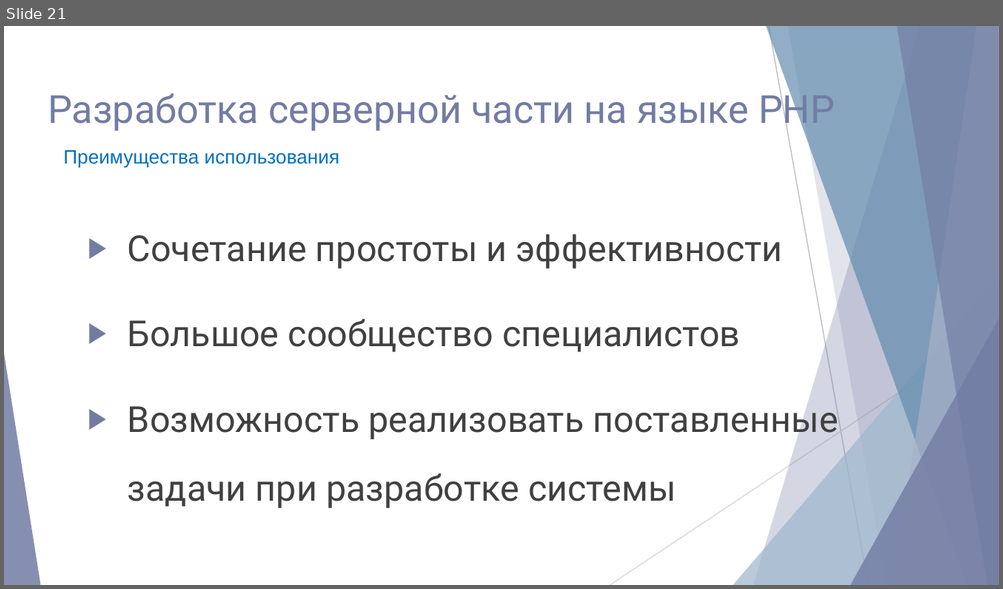
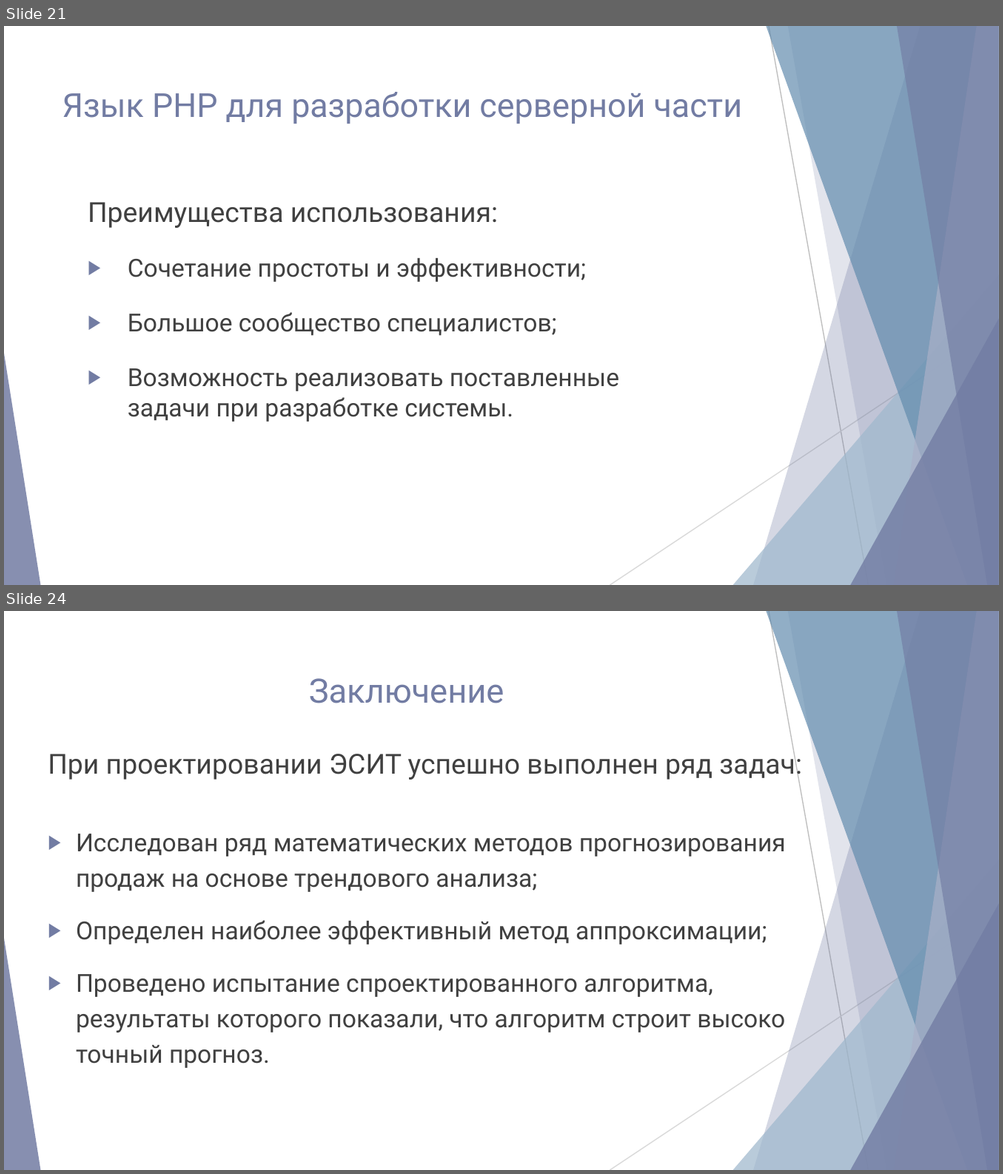
Before and after one commit to NG-Studio-Development/Dissertation, a slide deck: Диссертация/Презентация/Акимов Николай.pptx. Shown one above the other, each under a label of ours: slide 21 before the commit, slides 21 and 24 after it; the slides between them are not shown. The pictures are 1003x589 and 1003x1174 pixels, drawn with LibreOffice and Linux fonts; fonts in the diff are those of the drawing. Boxes give left, top, right and bottom in pixels: in the first picture for what was removed or moved away, otherwise in the second. Text is boxed around its words. In the diff, an @@ line names an element or a change of style, - is before the commit and + after.

```diff
--- a/Диссертация/Презентация/Акимов Николай.pptx
+++ b/Диссертация/Презентация/Акимов Николай.pptx
@@ slide 24 added at <box>4,611,999,1170</box>, background #FFFFFF; not listed: 10 template elements that a slide beside it also shows @@
@@ title added at <box>309,678,504,703</box>, 24.3 pt, text #727CA3 @@
+Заключение
@@ text added at <box>48,748,802,1068</box>, 18 pt, text #404040 @@
+При проектировании ЭСИТ успешно выполнен ряд задач:
+▶ Исследован ряд математических методов прогнозирования
+  продаж на основе трендового анализа;
+▶ Определен наиболее эффективный метод аппроксимации;
+▶ Проведено испытание спроектированного алгоритма,
+  результаты которого показали, что алгоритм строит высоко
+  точный прогноз.
@@ slide 21 changed as well @@
@@ title at <box>62,92,743,124</box>: text changed; size 28 to 24 pt @@
-Разработка серверной части на языке PHP
+Язык PHP для разработки серверной части
@@ text removed at <box>63,150,339,168</box> @@
-Преимущества использования
@@ text at <box>88,202,619,422</box>: text changed; size 26 to 18 pt @@
-▶ Сочетание простоты и эффективности
-▶ Большое сообщество специалистов
-▶ Возможность реализовать поставленные
-  задачи при разработке системы
+Преимущества использования:
+▶ Сочетание простоты и эффективности;
+▶ Большое сообщество специалистов;
+▶ Возможность реализовать поставленные
+  задачи при разработке системы.
```
Also in this commit, not shown: 11 other slides changed, 10 other slides added, 10 slides removed, 11 other files.
